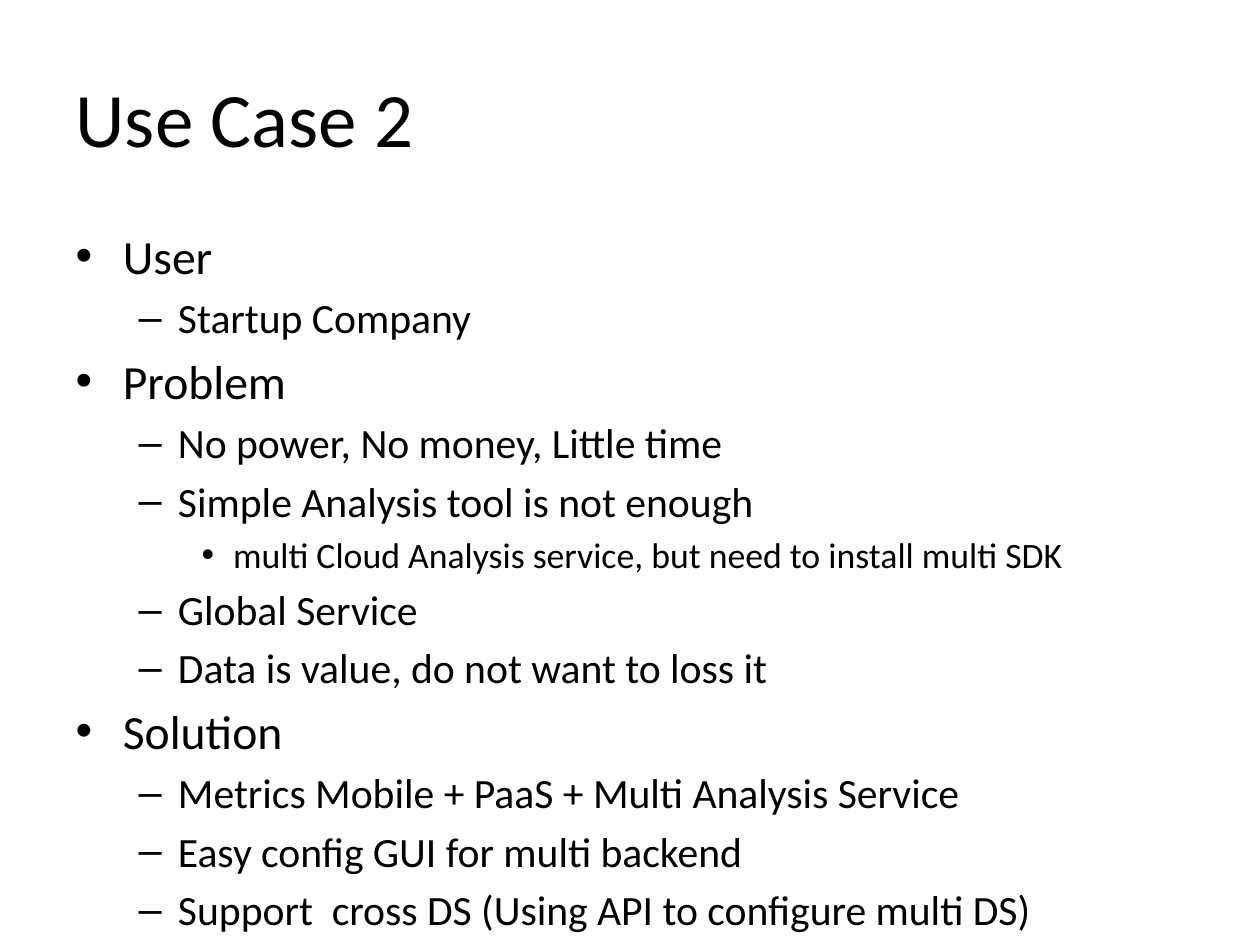
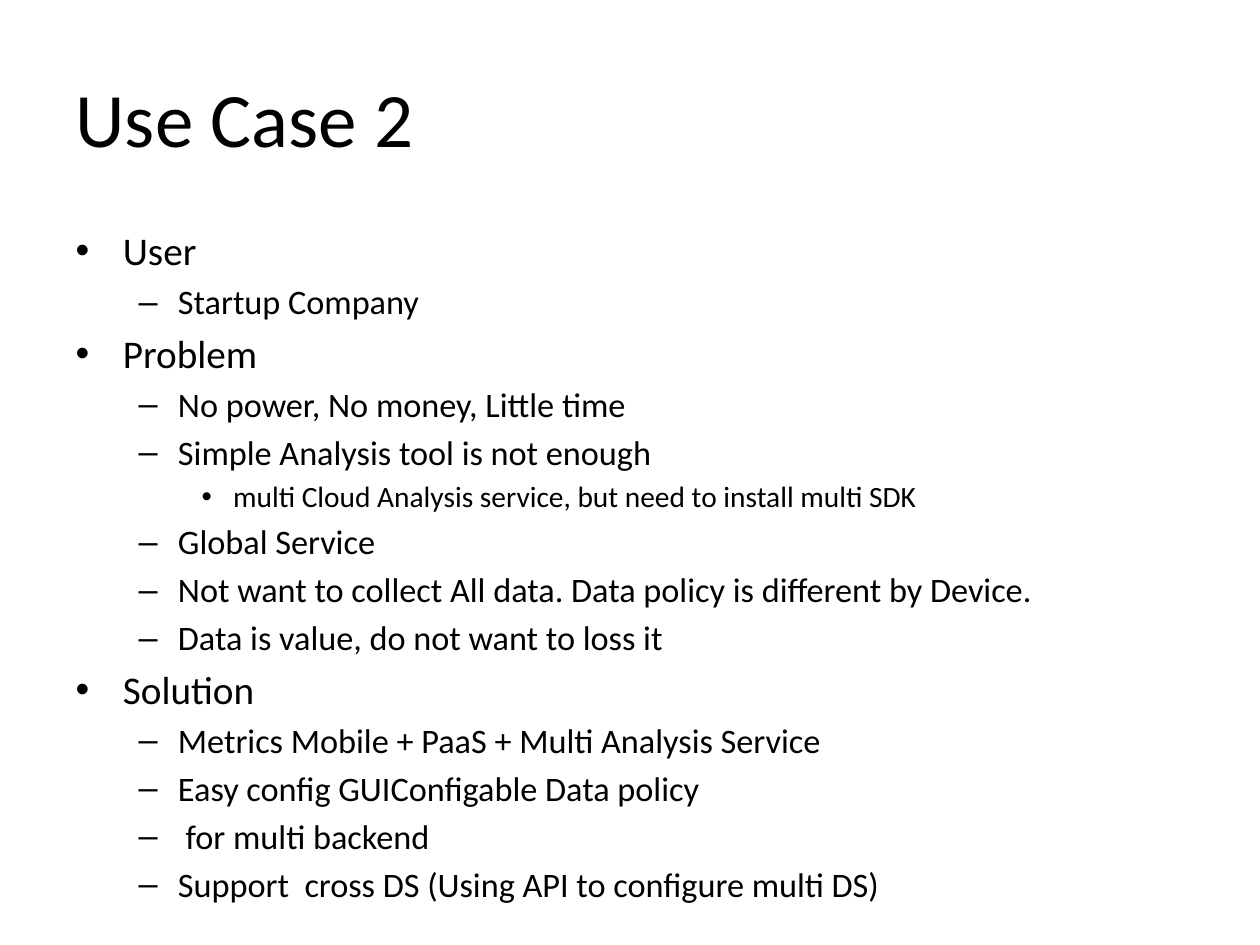
Before and after one commit to yankay/mobile-metrics, a slide deck: slide 5 of doc/mobile-metrics-proposal.pptx. Drawn at 1260x945 pixels with LibreOffice and Linux fonts; fonts in the diff are those of the drawing. Boxes give left, top, right and bottom in pixels: in the first picture for what was removed or moved away, otherwise in the second. Text is boxed around its words. In the diff, an @@ line names an element or a change of style, - is before the commit and + after.

Commit message:
Update

```diff
--- a/doc/mobile-metrics-proposal.pptx
+++ b/doc/mobile-metrics-proposal.pptx
@@ text at <box>123,240,916,903</box>: size 27.2 to 22.4 pt in "User", "Problem", "Solution"; size 23.8 to 19.6 pt in "Startup Company", "No power, No money, Little time", "Simple Analysis tool is not enough", "Global Service" and 3 more places; size 20.4 to 16.8 pt in "multi Cloud Analysis service, but need to ..." @@
@@ text at <box>178,578,1031,608</box>: paragraph added @@
+  – Not want to collect All data. Data policy is different by Device.
@@ text at <box>178,777,699,850</box>: text changed; size 23.8 to 19.6 pt @@
-  – Easy config GUI for multi backend
+  – Easy config GUIConfigable Data policy
+  – for multi backend
```
Also in this commit, not shown: 3 other slides changed, 3 slides added.
